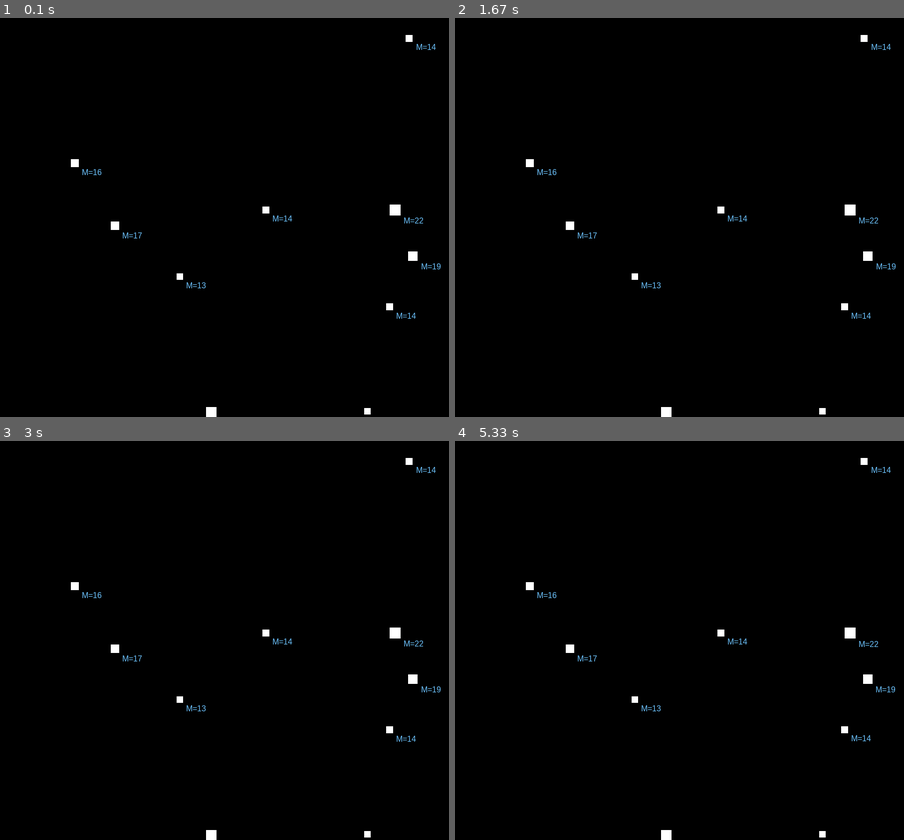
Above: before the commit, frames 1-4 (two rows, left to right).
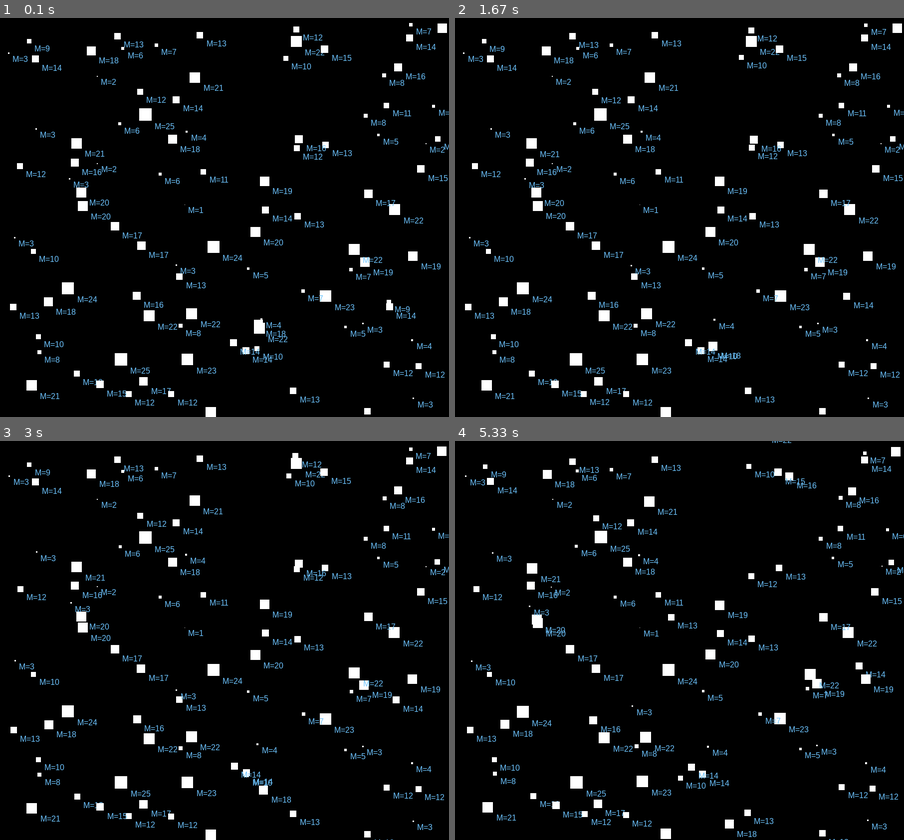
Above: after the commit, the same moments.

Repository: anishsatalkar/python_gravity_simulation_pygame
Game: pygame game, started from gravity_simulation.py
Same seed, same stepped clock (60 frames per second), same inputs: the game is played once before the commit and once after it.
Inputs:
- Up to frame 1 (0.1 s): no input
- Up to frame 2 (1.67 s): no input
- Up to frame 3 (3 s): no input
- Up to frame 4 (5.33 s): no input

The runs differ from the first frame. In frame 1, 4.9% of the frame differs, in the area x 1-100%, y 1-100%; in frame 2, 4.9%; in frame 3, 5.0%; in frame 4, 5.2%, in the area x 2-100%, y 0-100%.

Commit message:
implemented the calculations in numpy

Diff:
--- a/gravity_simulation.py
+++ b/gravity_simulation.py
@@ -1,6 +1,8 @@
 # Very simple implementation of simulation of gravity on bodies in 2D. Does not handle the case when 2 or more
 # bodies collide with each other
 import random
+import time
+
 import math
 import sys
 import pygame
@@ -27,7 +29,7 @@
 
 
 G = 6.67408e-11 * 100_000_000  # Otherwise the bodies would not move given the small value of gravitational constant
-NUM_OF_BODIES = 10
+NUM_OF_BODIES = 100
 WIDTH = 900
 HEIGHT = 800
 WHITE = (255, 255, 255)
@@ -57,9 +59,11 @@
 text = font.render('0', True, BLUE)
 textRect = text.get_rect()
 while True:
+    in_t = time.time()
     screen.fill(BLACK)
     for event in pygame.event.get():
         if event.type == pygame.QUIT: sys.exit()
+
 
     for body_a in bodies:
         pos_a = body_a.pos
@@ -96,5 +100,8 @@
 
         screen.blit(text, textRect)
 
+
         pygame.draw.rect(screen, (255, 255, 255), pygame.Rect(pos_a[0], pos_a[1], m_a, m_a))
+
     pygame.display.flip()
+    print(time.time() - in_t)
--- /dev/null
+++ b/gravity_simulation_numpy.py
@@ -0,0 +1,63 @@
+import sys
+
+import numpy as np
+import numpy.ma as ma
+import pygame
+
+G = 6.67408e-11 * 100_000_000  # Otherwise the bodies would not move given the small value of gravitational constant
+NUM_OF_BODIES = 16
+WIDTH = 900
+HEIGHT = 800
+WHITE = (255, 255, 255)
+BLACK = (0, 0, 0)
+BLUE = (109, 196, 255)
+
+vx = np.zeros((NUM_OF_BODIES,),dtype=np.float)
+vy = np.zeros((NUM_OF_BODIES,),dtype=np.float)
+
+px = np.random.uniform(low=10, high=WIDTH-10,size=NUM_OF_BODIES)
+py = np.random.uniform(low=10, high=HEIGHT-10,size=NUM_OF_BODIES)
+
+m = np.random.randint(1,25,size=NUM_OF_BODIES)
+
+fx = np.zeros((NUM_OF_BODIES,),dtype=float)
+fy = np.zeros((NUM_OF_BODIES,),dtype=float)
+
+
+pygame.init()
+size = WIDTH, HEIGHT
+screen = pygame.display.set_mode(size)
+
+font = pygame.font.SysFont('Arial', 16)
+text = font.render('0', True, BLUE)
+textRect = text.get_rect()
+while True:
+    screen.fill(BLACK)
+    for event in pygame.event.get():
+        if event.type == pygame.QUIT: sys.exit()
+
+    for i in range(0,NUM_OF_BODIES):
+        xdiff = ma.masked_values(px - px[i],0)
+        ydiff = ma.masked_values(py - py[i],0)
+
+
+        distance = np.sqrt(xdiff ** 2 + ydiff ** 2)
+
+        f = G * m[i] * np.divide(m,distance ** 2)
+
+
+        sin = np.divide(ydiff,distance)
+        cos = np.divide(xdiff,distance)
+
+        fx_total = np.sum(np.multiply(f, cos))
+        fy_total = np.sum(np.multiply(f,sin))
+
+        vx[i] = vx[i] + fx_total / m[i]
+        vy[i] = vy[i] + fy_total / m[i]
+
+        px[i] = px[i] + vx[i]
+        py[i] = py[i] + vy[i]
+
+
+        pygame.draw.rect(screen, (255, 255, 255), pygame.Rect(px[i], py[i], m[i],m[i]))
+    pygame.display.flip()
